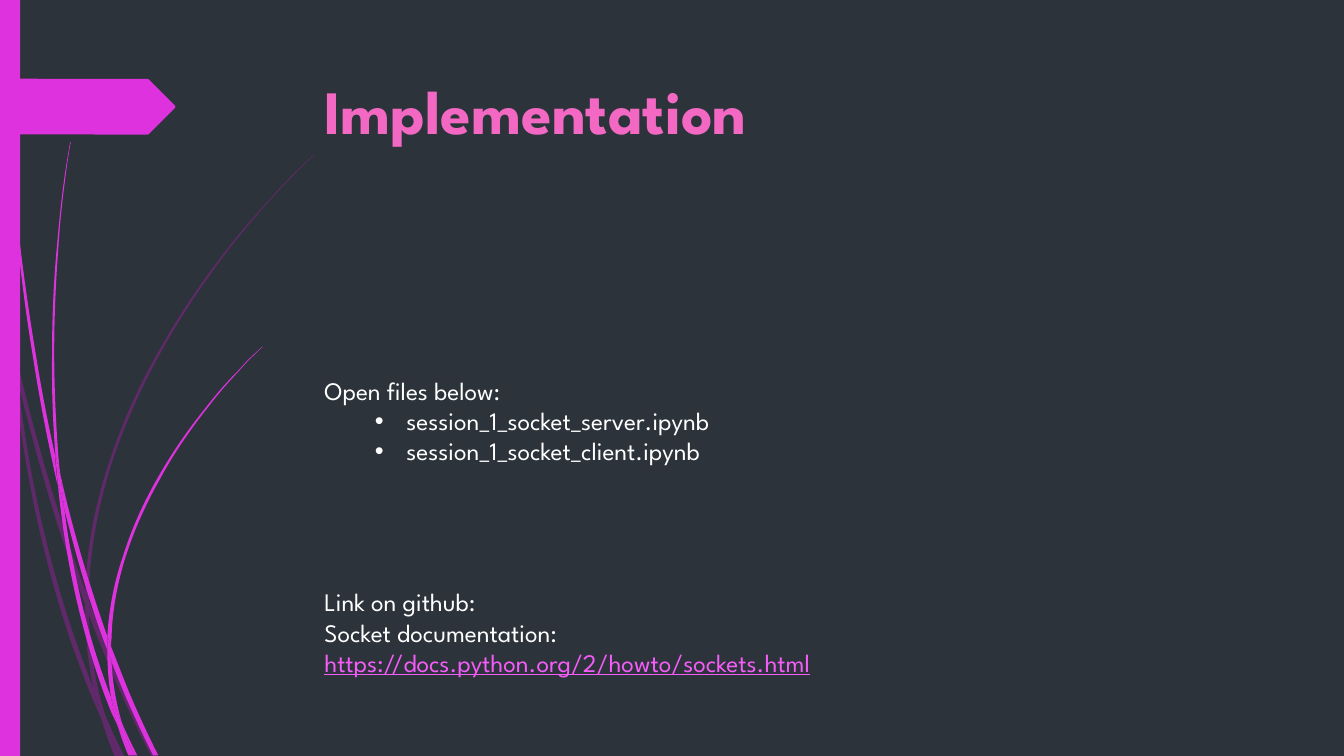
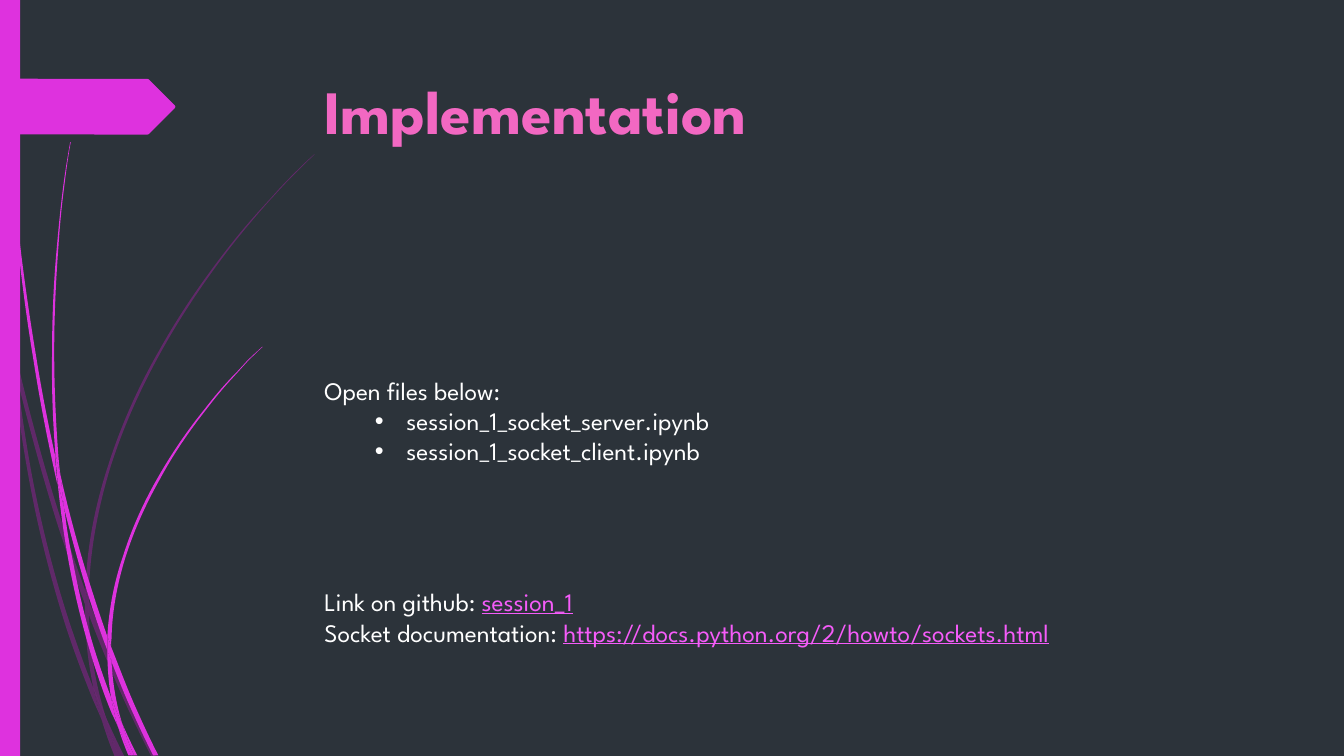
Before and after one commit to mehran75/SocketProgramming-presentation, a slide deck: slide 13 of session_1/Socket Programming.pptm. Drawn at 1344x756 pixels with LibreOffice and Linux fonts; fonts in the diff are those of the drawing. Boxes give left, top, right and bottom in pixels: in the first picture for what was removed or moved away, otherwise in the second. Text is boxed around its words. In the diff, an @@ line names an element or a change of style, - is before the commit and + after.

```diff
--- a/session_1/Socket Programming.pptm
+++ b/session_1/Socket Programming.pptm
@@ text at bbox=[324, 593, 573, 617]: text changed @@
-Link on github:
+Link on github: session_1
```
Also in this commit, not shown: 2 other files.
